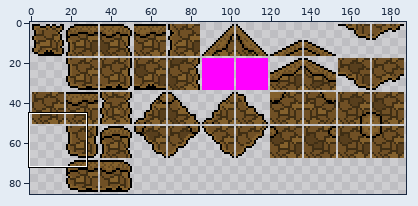
One commit to this sprite sheet: src/troid/resource/themes/underground/tile_ground_02.png. Above, an overview of the earlier version with the close-up marked.
Close-up. Earlier state:
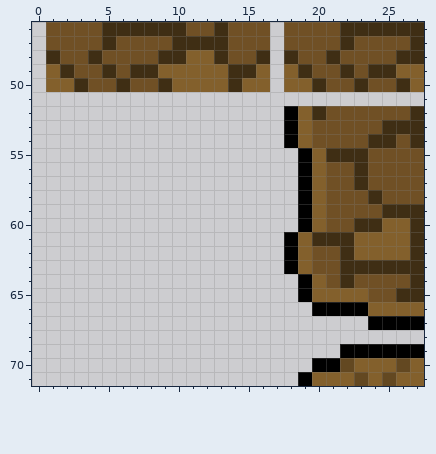
The file is 188x86 pixels. Colours within 5 levels of each other are drawn and written as one. Shown: x 0..27, y 46..71.
The result:
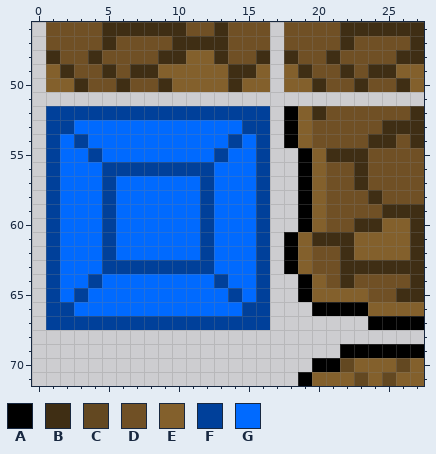
Palette (. is transparent): A #000000  B #3f2e14  C #634821  D #705025  E #83602c  F #00409a  G #006aff
The exact change:
y 52: x 1..16 ................ -> FFFFFFFFFFFFFFFF
y 53: x 1..16 ................ -> FFGGGGGGGGGGGGFF
y 54: x 1..16 ................ -> FGFGGGGGGGGGGFGF
y 55: x 1..16 ................ -> FGGFGGGGGGGGFGGF
y 56: x 1..16 ................ -> FGGGFFFFFFFFGGGF
y 57..62: x 1..16 ................ -> FGGGFGGGGGGFGGGF
y 63: x 1..16 ................ -> FGGGFFFFFFFFGGGF
y 64: x 1..16 ................ -> FGGFGGGGGGGGFGGF
y 65: x 1..16 ................ -> FGFGGGGGGGGGGFGF
y 66: x 1..16 ................ -> FFGGGGGGGGGGGGFF
y 67: x 1..16 ................ -> FFFFFFFFFFFFFFFF
Pixel boxes of the changes (left, top, right, bottom) in both close-ups:
added: (46, 106, 270, 330)
